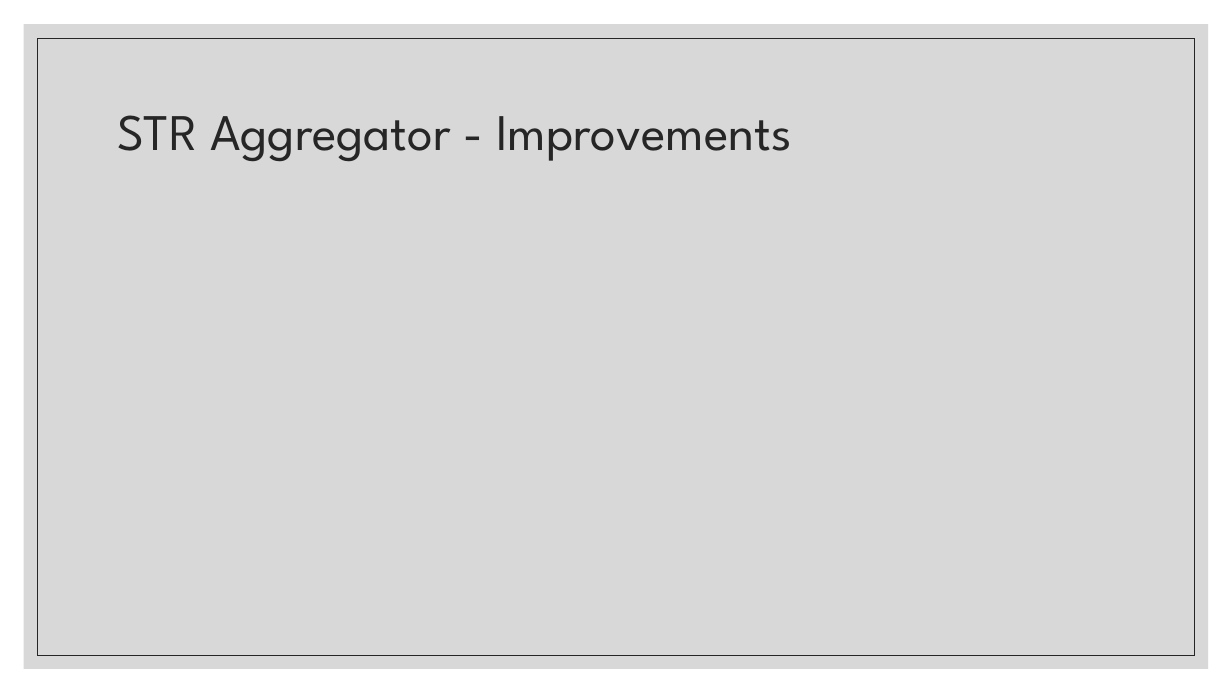
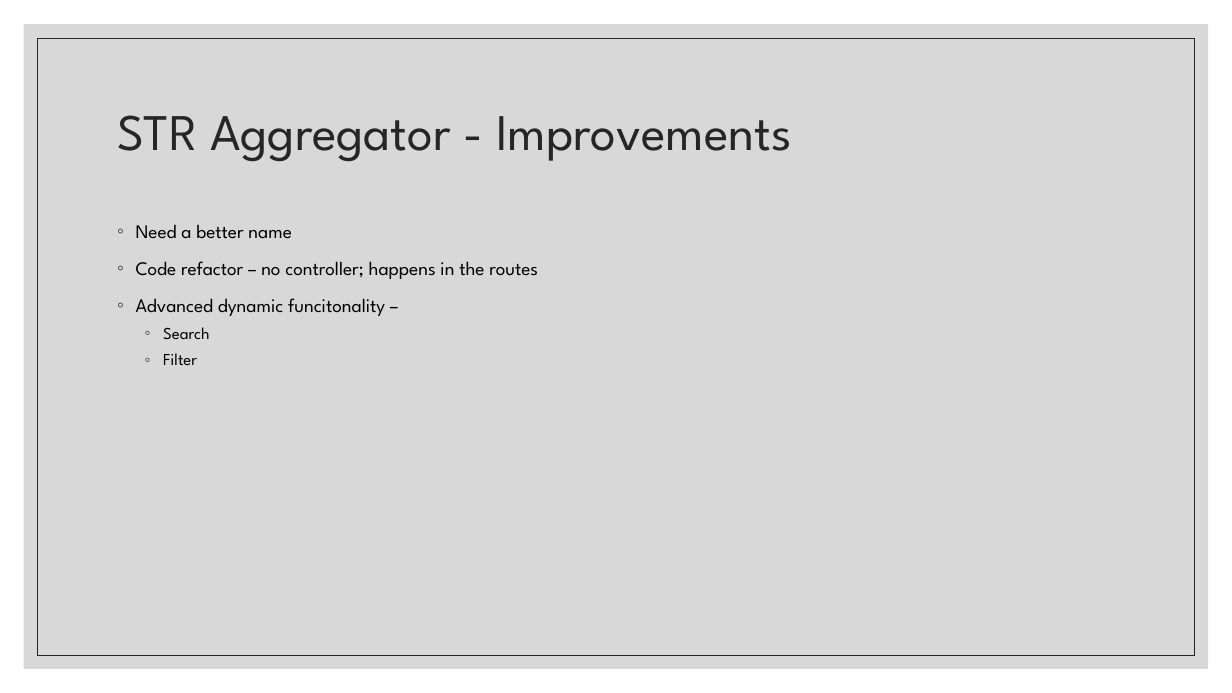
Before and after one commit to etorres-revature/Pointy_Goblins, a slide deck: slide 7 of screenshots/STR Aggro presentation 01152021.pptx. Drawn at 1232x693 pixels with LibreOffice and Linux fonts; fonts in the diff are those of the drawing. Boxes give left, top, right and bottom in pixels: in the first picture for what was removed or moved away, otherwise in the second. Text is boxed around its words. In the diff, an @@ line names an element or a change of style, - is before the commit and + after.

Commit message:
updated presentation

```diff
--- a/screenshots/STR Aggro presentation 01152021.pptx
+++ b/screenshots/STR Aggro presentation 01152021.pptx
@@ text added at <box>136,224,538,365</box>, 15 pt, text #000000 @@
+◦ Need a better name
+◦ Code refactor – no controller; happens in the routes
+◦ Advanced dynamic funcitonality –
+  ◦ Search
+  ◦ Filter
```
